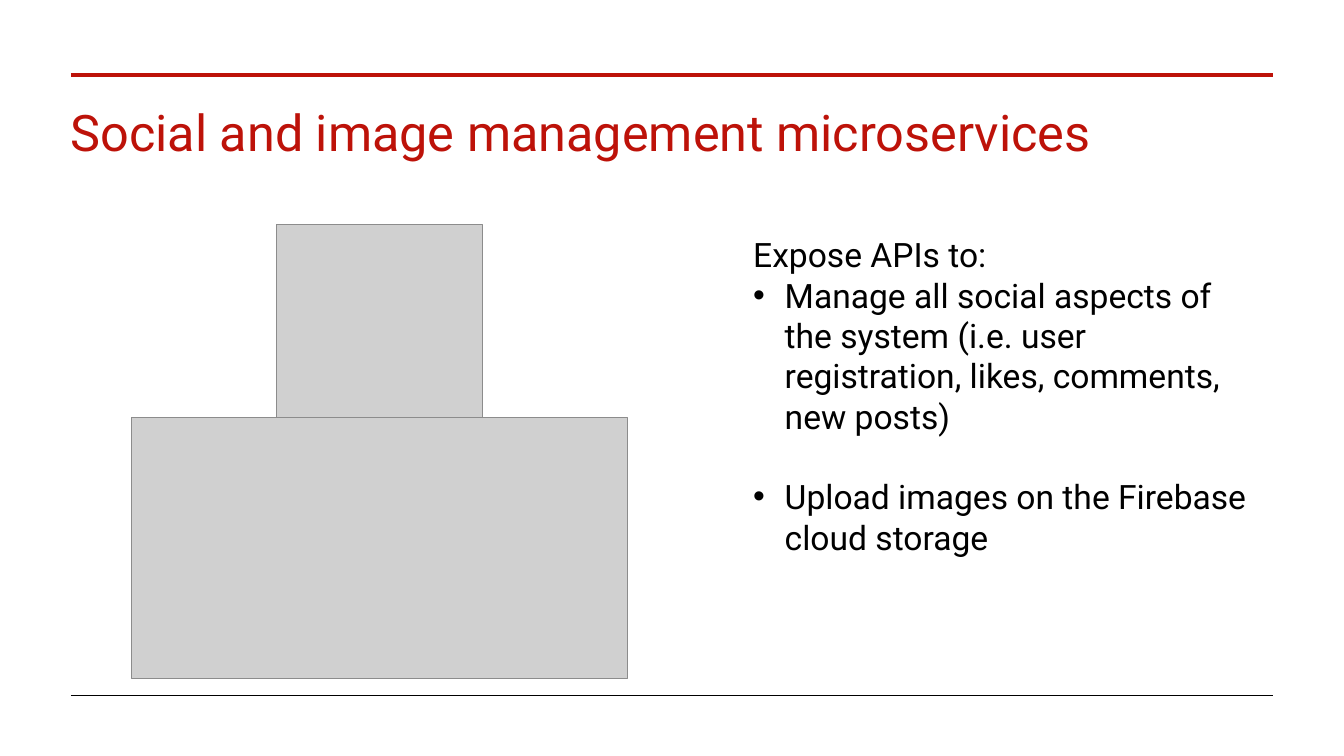
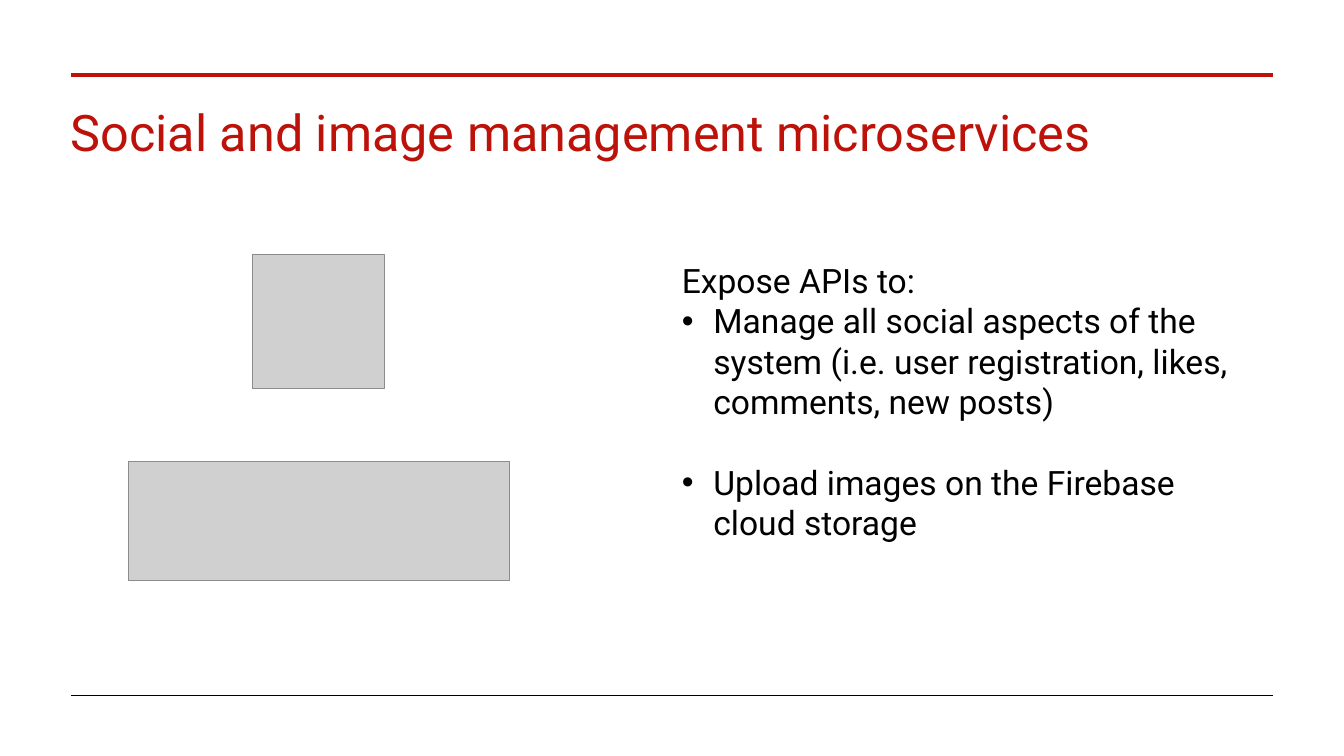
Before and after one commit to mauroficorella/LABAP, a slide deck: slide 18 of Documentation/Presentation.pptx. Drawn at 1344x756 pixels with LibreOffice and Linux fonts; fonts in the diff are those of the drawing; grey boxes stand for pictures. Boxes give left, top, right and bottom in pixels: in the first picture for what was removed or moved away, otherwise in the second. Text is boxed around its words. In the diff, an @@ line names an element or a change of style, - is before the commit and + after.

```diff
--- a/Documentation/Presentation.pptx
+++ b/Documentation/Presentation.pptx
@@ picture: place and size @@
-picture at [276,225,483,452]
+picture at [253,255,385,388]
@@ text "Expose APIs to:" rewrapped from [753,243,1246,557] to [682,269,1227,542] @@
@@ picture: place and size @@
-picture at [131,418,628,680]
+picture at [128,462,509,581]
```
Also in this commit, not shown: 8 other slides changed.
